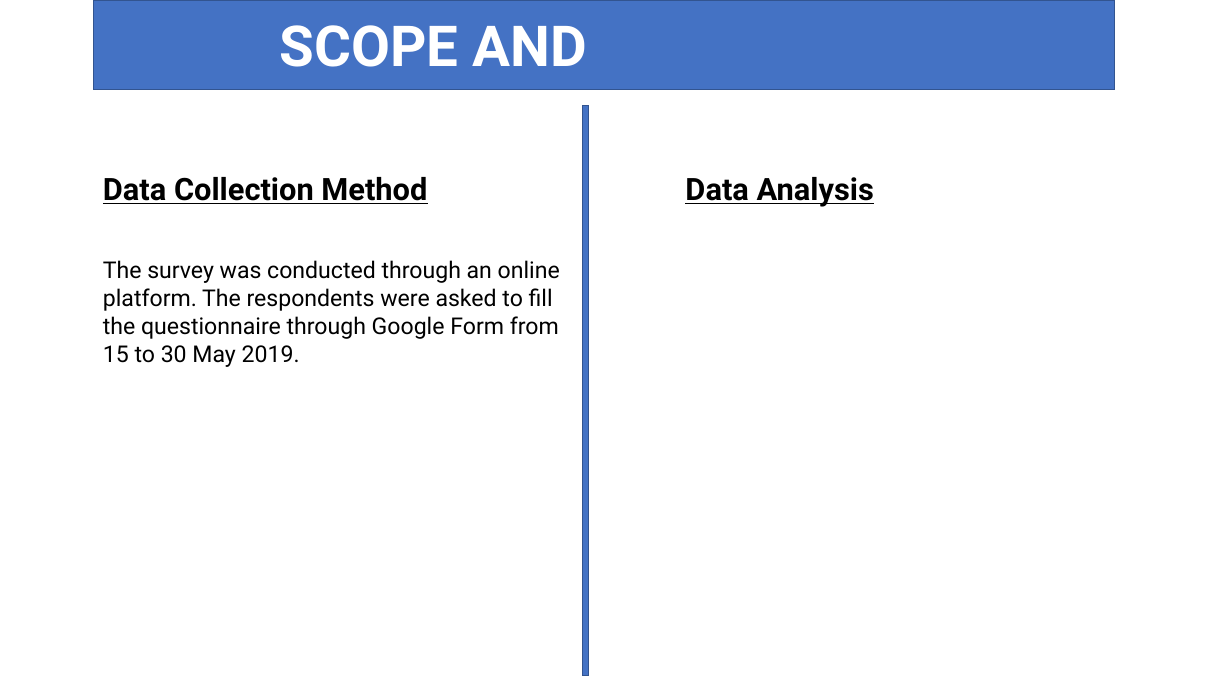
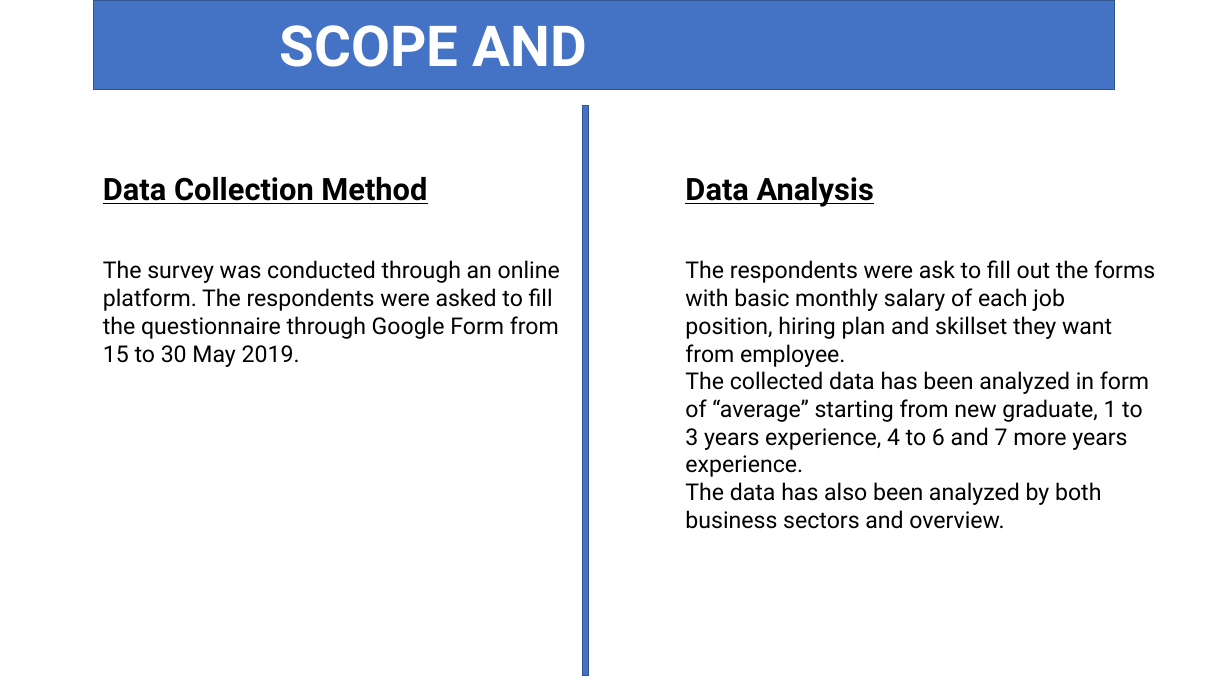
Before and after one commit to Phoud/108salarysurvey2, a slide deck: slide 4 of Presentation/Presentation.pptx. Drawn at 1232x693 pixels with LibreOffice and Linux fonts; fonts in the diff are those of the drawing; background and template pictures are left out. Boxes give left, top, right and bottom in pixels: in the first picture for what was removed or moved away, otherwise in the second. Text is boxed around its words. In the diff, an @@ line names an element or a change of style, - is before the commit and + after.

```diff
--- a/Presentation/Presentation.pptx
+++ b/Presentation/Presentation.pptx
@@ text added at box(685, 260, 1155, 529), 18 pt, text #000000 @@
+The respondents were ask to fill out the forms with basic monthly salary of each job position, hiring plan and skillset they want from employee.
+The collected data has been analyzed in form of “average” starting from new graduate, 1 to 3 years experience, 4 to 6 and 7 more years experience.
+The data has also been analyzed by both business sectors and overview.
```
Also in this commit, not shown: 8 other slides changed, 3 slides added, 1 slide removed, 2 other files.
